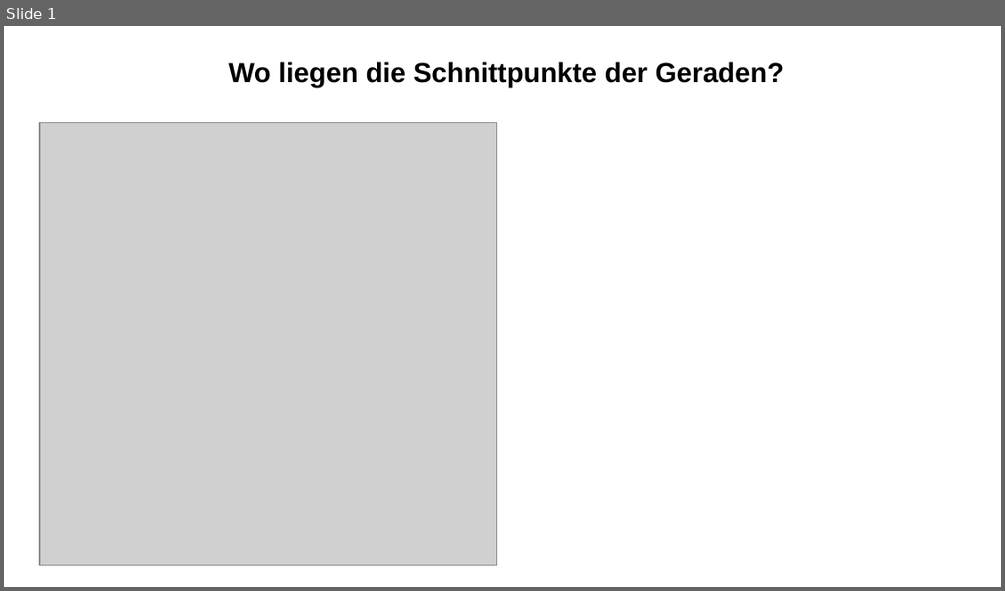
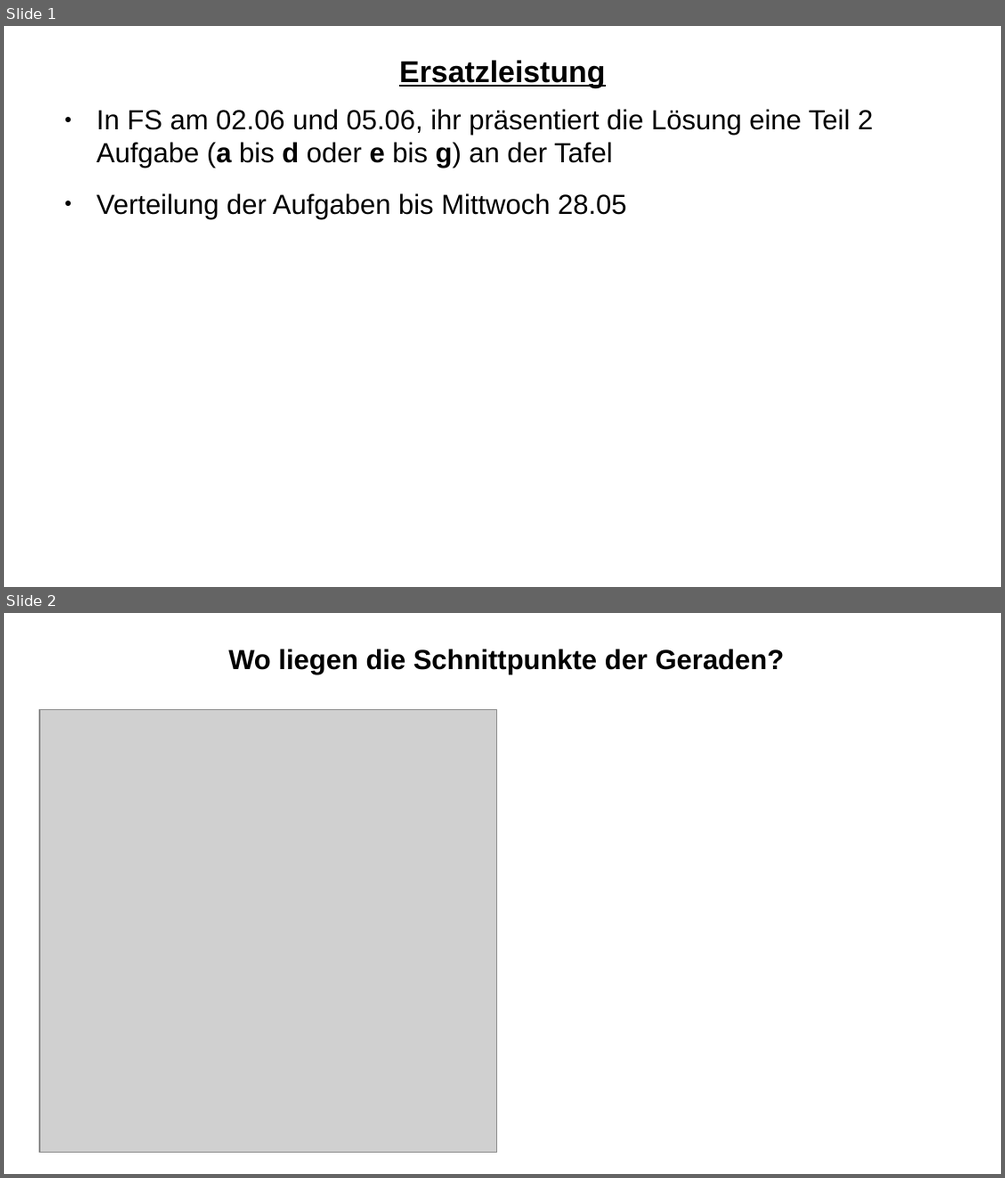
Before and after one commit to bearums/teaching, a slide deck: B5/Mathe/2024/D12/ZP/07-Lineare-Gleichungssysteme/LGS.odp. Shown one above the other, each under a label of ours: slide 1 before the commit, slides 1 and 2 after it. The pictures are 1005x591 and 1005x1178 pixels, drawn with LibreOffice and Linux fonts; fonts in the diff are those of the drawing; grey boxes stand for pictures. Boxes give left, top, right and bottom in pixels: in the first picture for what was removed or moved away, otherwise in the second. Text is boxed around its words. In the diff, an @@ line names an element or a change of style, - is before the commit and + after.

```diff
--- a/B5/Mathe/2024/D12/ZP/07-Lineare-Gleichungssysteme/LGS.odp
+++ b/B5/Mathe/2024/D12/ZP/07-Lineare-Gleichungssysteme/LGS.odp
@@ slide 1 added at [4, 26, 1001, 587], background #FFFFFF @@
@@ title added at [399, 60, 605, 87], 24 pt, text #000000, bold, underline @@
+Ersatzleistung
@@ text added at [97, 109, 873, 219], 22 pt, text #000000 @@
+● In FS am 02.06 und 05.06, ihr präsentiert die Lösung eine Teil 2 Aufgabe (a bis d oder e bis g) an der Tafel
+● Verteilung der Aufgaben bis Mittwoch 28.05
@@ what was slide 1 is now slide 2 @@
```
Also in this commit, not shown: 3 other slides added, 3 other files.
